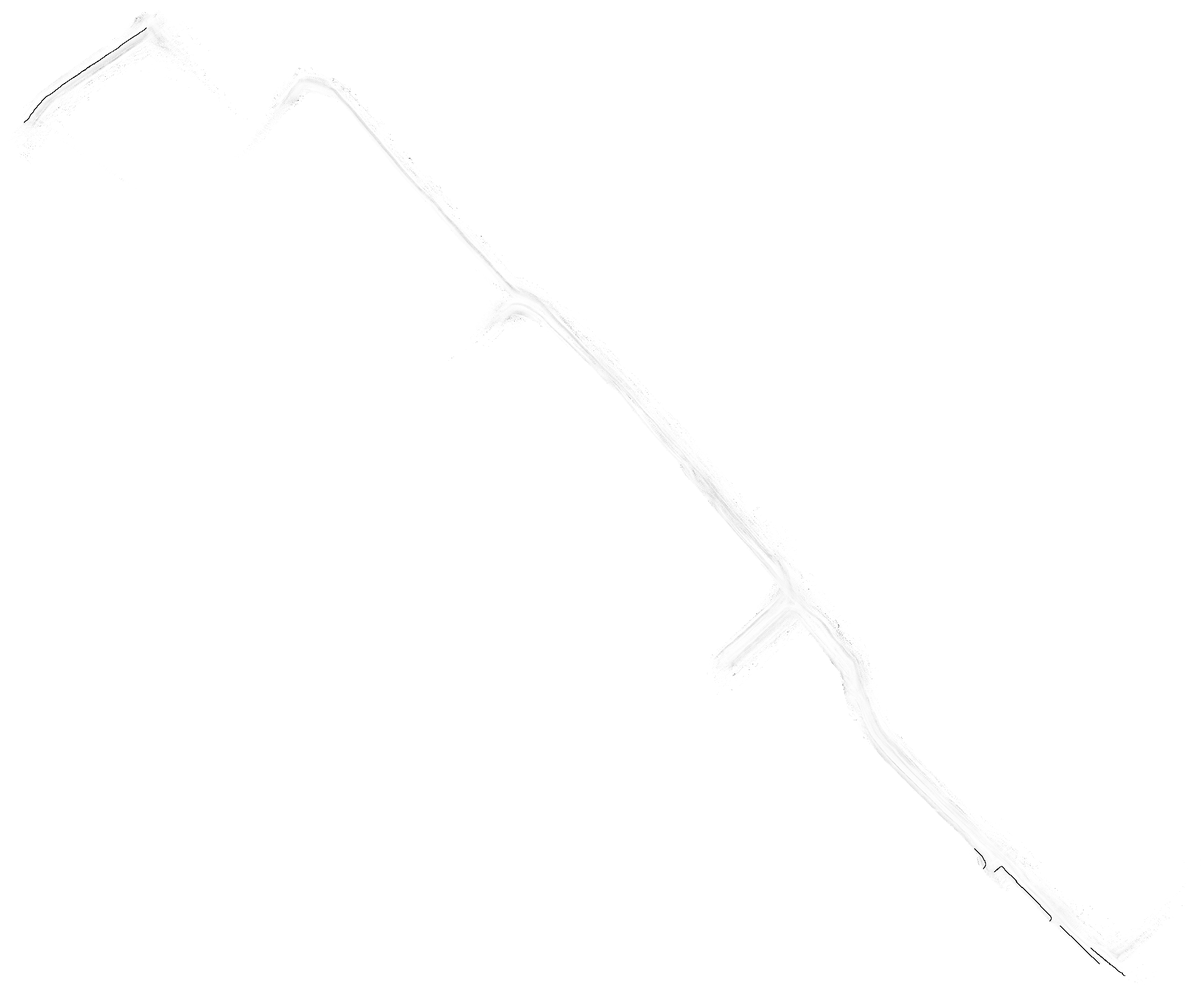
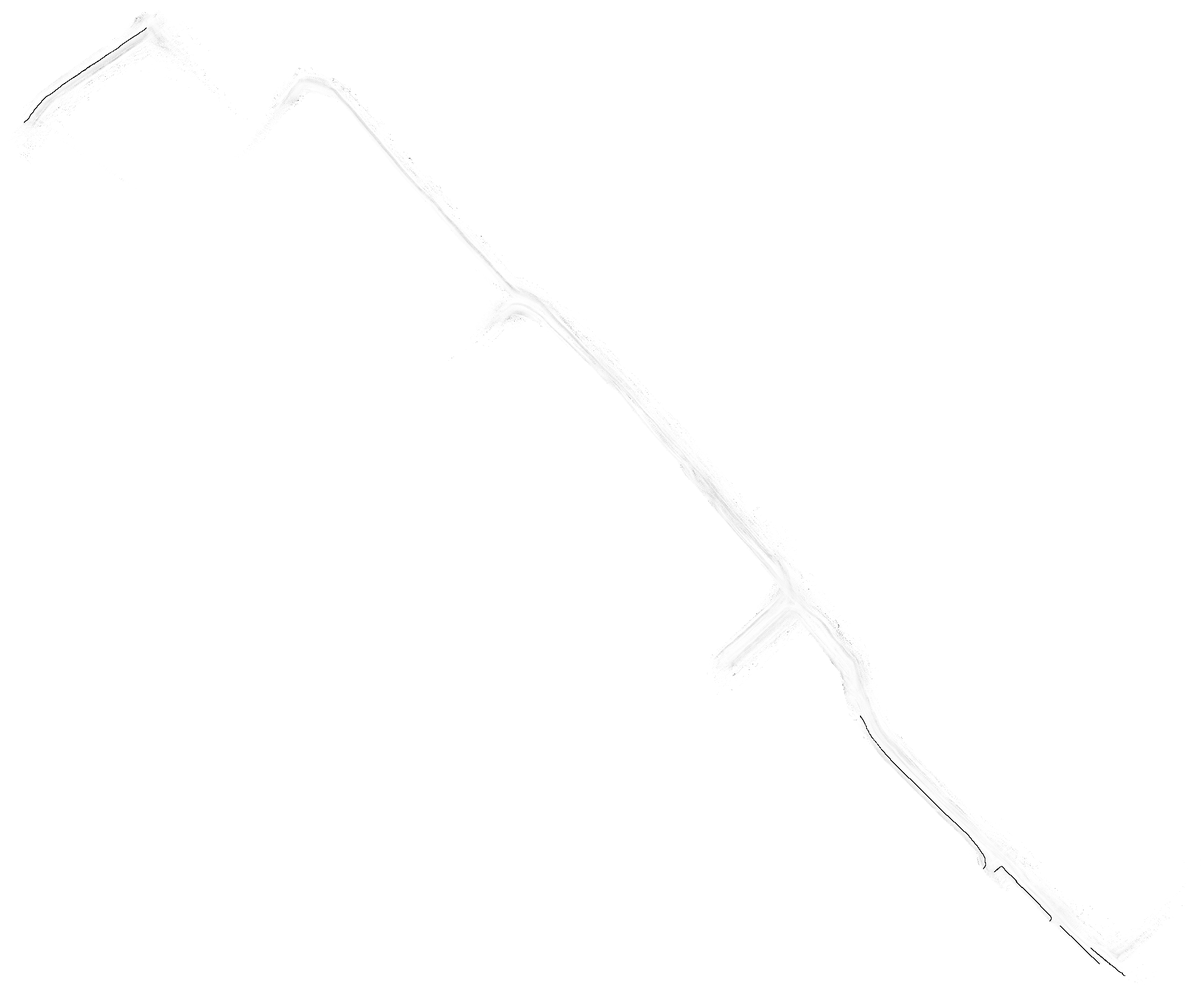
Layers edited between the first and the second 1201 × 992 image:
painted on "Layer" over [860, 715, 986, 862]
